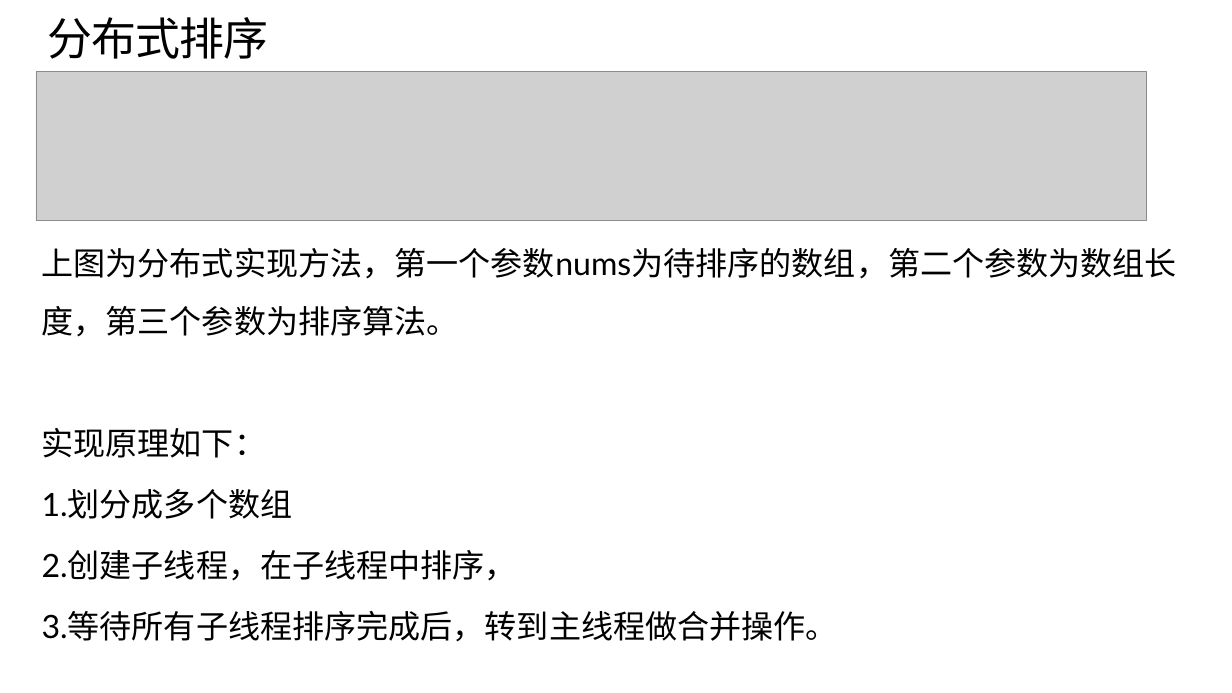
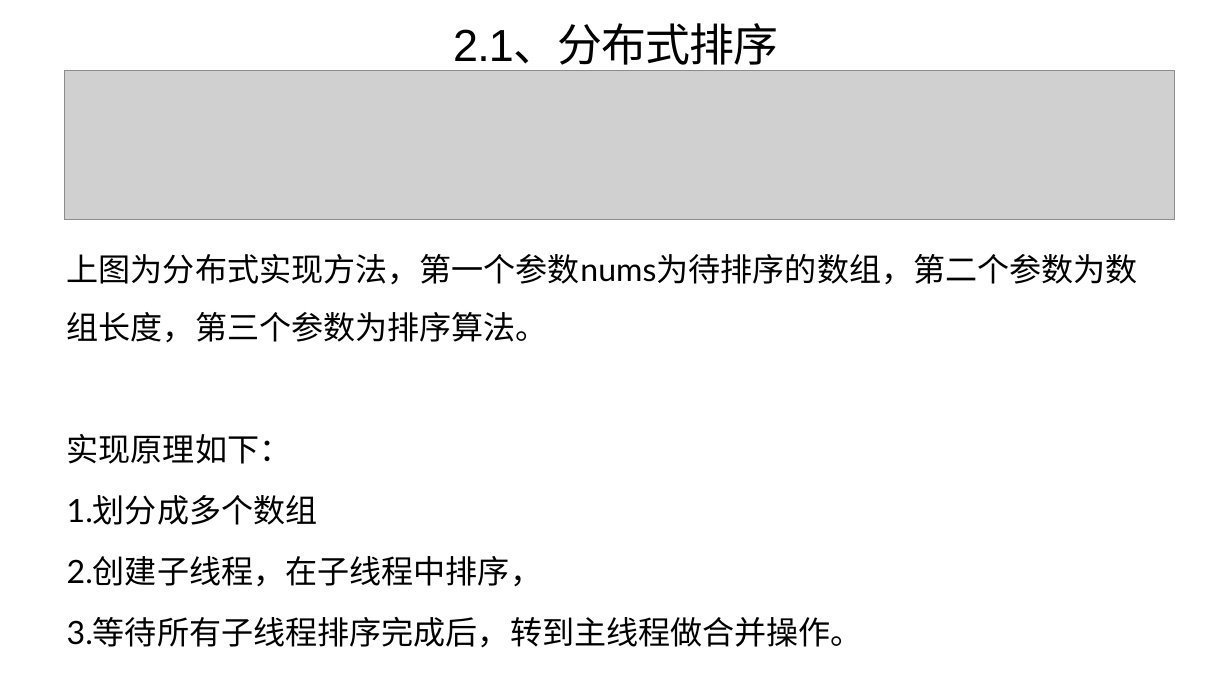
Before and after one commit to wanggy820/algorithm, a slide deck: slide 7 of 答辩报告.pptx. Drawn at 1232x693 pixels with LibreOffice and Linux fonts; fonts in the diff are those of the drawing; grey boxes stand for pictures. Boxes give left, top, right and bottom in pixels: in the first picture for what was removed or moved away, otherwise in the second. Text is boxed around its words. In the diff, an @@ line names an element or a change of style, - is before the commit and + after.

```diff
--- a/答辩报告.pptx
+++ b/答辩报告.pptx
@@ title at (453, 25, 779, 65): text changed @@
-分布式排序
+2.1、分布式排序
@@ picture: place and size @@
-picture at (36, 72, 1146, 221)
+picture at (64, 71, 1174, 220)
@@ text "上图为分布式实现方法，第一个参数nums为待排序的数组，第二个参数为数组长度，第三个参数为排序算法。" rewrapped from (42, 248, 1177, 642) to (67, 254, 1138, 648) @@
```
Also in this commit, not shown: 7 other slides changed, 8 slides added, 1 other file.
